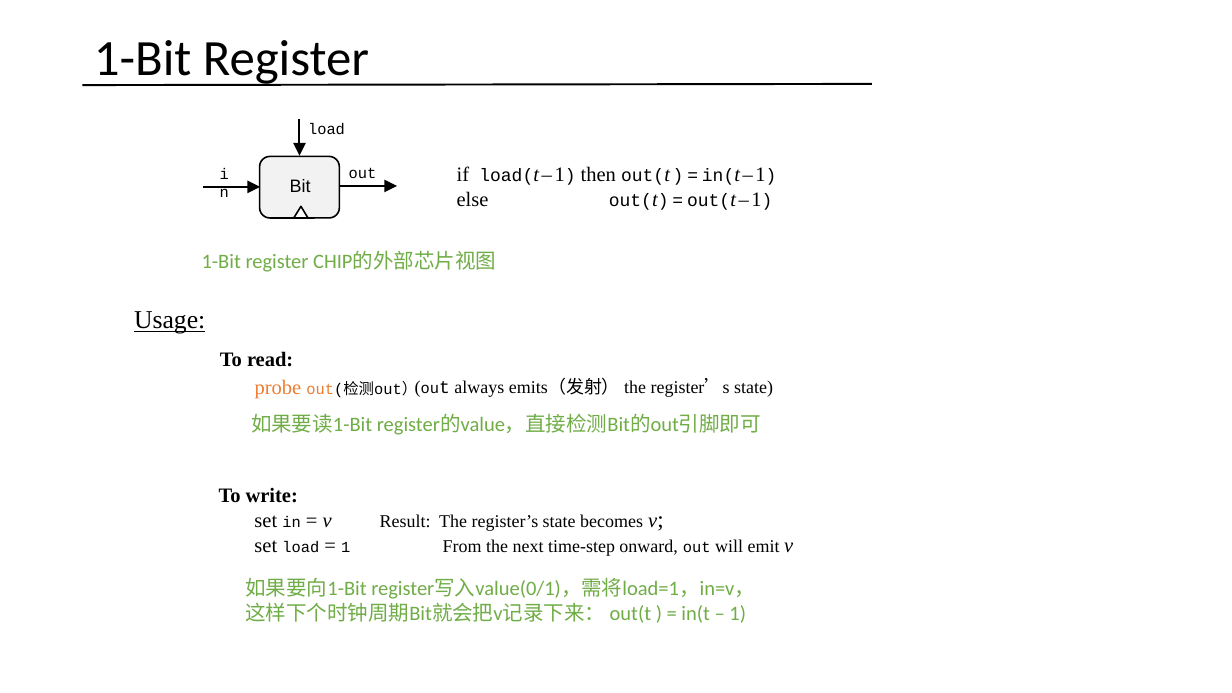
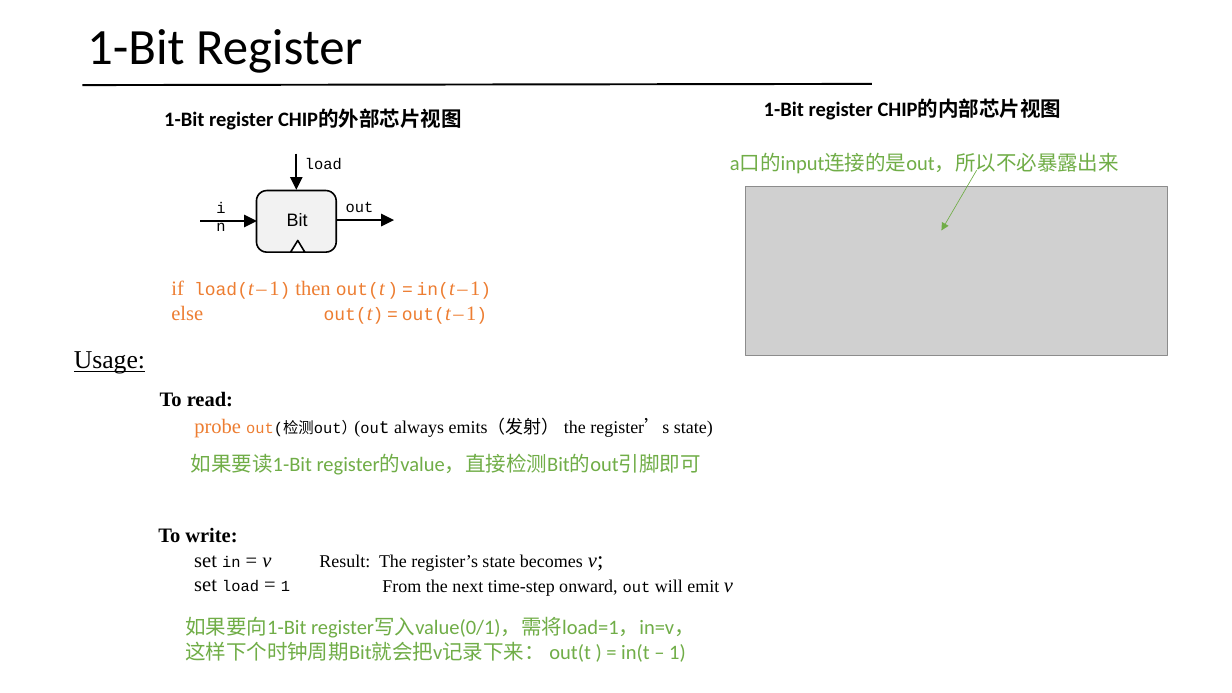
Before and after one commit to vcboy1/Leeds, a slide deck: slide 49 of 26fall/1860/Lecture/Week1.7/Lec 1.7.2 Sequential logic.pptx. Drawn at 1232x693 pixels with LibreOffice and Linux fonts; fonts in the diff are those of the drawing; grey boxes stand for pictures. Boxes give left, top, right and bottom in pixels: in the first picture for what was removed or moved away, otherwise in the second. Text is boxed around its words. In the diff, an @@ line names an element or a change of style, - is before the commit and + after.

```diff
--- a/26fall/1860/Lecture/Week1.7/Lec 1.7.2 Sequential logic.pptx
+++ b/26fall/1860/Lecture/Week1.7/Lec 1.7.2 Sequential logic.pptx
@@ title "1-Bit Register": place and size @@
-title "1-Bit Register" at box(94, 40, 369, 86)
+title "1-Bit Register" at box(87, 29, 362, 73)
@@ text "1-Bit register CHIP的外部芯片视图": place and size @@
-text "1-Bit register CHIP的外部芯片视图" at box(202, 251, 496, 272)
+text "1-Bit register CHIP的外部芯片视图" at box(164, 109, 462, 130)
@@ text "1-Bit register CHIP的外部芯片视图" at box(164, 109, 462, 130): text colour #70AD47 to #000000, bold on @@
@@ text added at box(764, 99, 1062, 120), 16 pt, text #000000, bold @@
+1-Bit register CHIP的内部芯片视图
@@ text added at box(730, 153, 1119, 176), 16 pt, text #70AD47 @@
+a口的input连接的是out，所以不必暴露出来
@@ arrow added from (977, 170) to (942, 230), #70AD47 0.5 pt @@
@@ picture added at box(746, 187, 1167, 356) @@
@@ 2 arrows, 1 text: place and size @@
-2 arrows, 1 text at box(203, 119, 377, 187)
+2 arrows, 1 text at box(201, 153, 374, 221)
@@ 3 texts, 1 rounded rectangle, 1 freeform shape, 1 arrow: place and size @@
-3 texts, 1 rounded rectangle, 1 freeform shape, 1 arrow at box(220, 123, 397, 218)
+3 texts, 1 rounded rectangle, 1 freeform shape, 1 arrow at box(216, 158, 394, 252)
@@ text "if load(t – 1) then ...": place and size @@
-text "if load(t – 1) then ..." at box(457, 166, 765, 210)
+text "if load(t – 1) then ..." at box(171, 280, 480, 324)
@@ text "if load(t – 1) then ..." at box(171, 280, 480, 324): text colour #000000 to #ED7D31 @@
@@ 5 texts, 2 rounded speech boxes: place and size @@
-5 texts, 2 rounded speech boxes at box(134, 311, 823, 623)
+5 texts, 2 rounded speech boxes at box(74, 351, 762, 662)
```
Also in this commit, not shown: 13 other slides changed, 6 other files.
